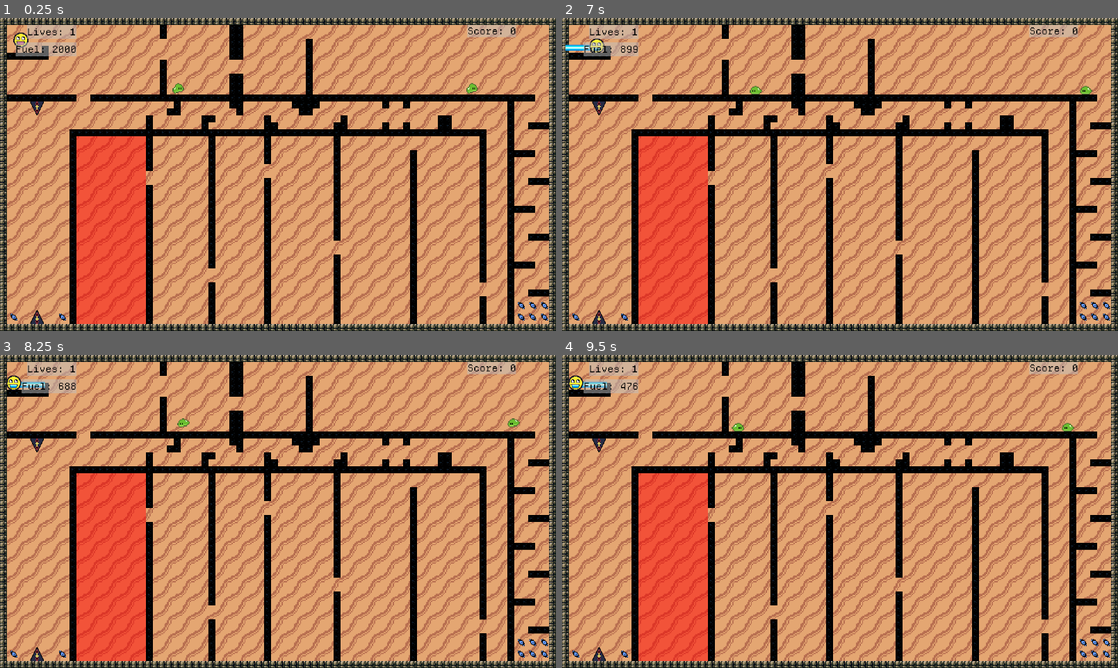
Above: before the commit, frames 1-4 (two rows, left to right).
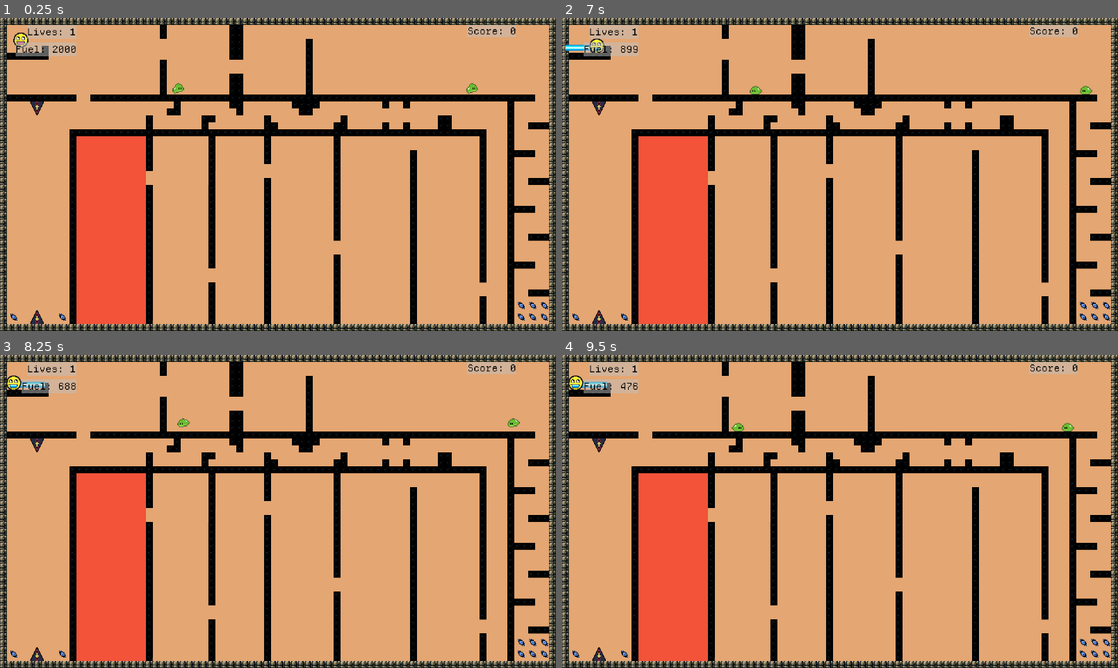
Above: after the commit, the same moments.

Repository: OSGH-web/balloon-movement-demo
Game: Godot game, scene res://levels/1-11_guantlet.tscn
Same seed, same stepped clock (60 frames per second), same inputs: the game is played once before the commit and once after it. This scene is started directly instead of the project's main scene.
Inputs:
- Up to frame 1 (0.25 s): no input
- Up to frame 2 (7 s): hold Right (ui_right) 0.53-2.03 s; tap Up (ui_up) at 0.77, 1.52, 3.02, 3.77, 4.52, 6.02, 6.77 s; hold Left (ui_left) 2.03-2.78 s; hold Right (ui_right) 2.78-4.28 s; hold Left (ui_left) 4.28-5.03 s; hold Right (ui_right) 5.03-5.78 s; hold Left (ui_left) from 5.78 s (still down)
- Up to frame 3 (8.25 s): tap Enter at 7.25 s; release Left (ui_left) at 7.28 s; hold Right (ui_right) from 7.28 s (still down); tap Up (ui_up) at 7.52 s
- Up to frame 4 (9.5 s): keep holding Right (ui_right); tap Up (ui_up) at 9.02 s

The runs differ from the first frame. In frame 1, 22% of the frame differs, in the area x 1-99%, y 2-98%; in frame 2, 22%; in frame 3, 22%; in frame 4, 22%.

Commit message:
remove background from terrain scene; add to level base

Diff:
--- a/scenes/level_base.tscn
+++ b/scenes/level_base.tscn
@@ -23,6 +23,11 @@
 [node name="Terrain" parent="." instance=ExtResource("3_h2yge")]
 tile_set = ExtResource("4_krm4r")
 
+[node name="TerrainBackground" parent="Terrain" instance=ExtResource("8_2v7b3")]
+unique_name_in_owner = true
+offset_right = 768.0
+offset_bottom = 1536.0
+
 [node name="Pause Menu" parent="." instance=ExtResource("5_8rhjg")]
 
 [node name="FuelLabel" parent="." node_paths=PackedStringArray("player") instance=ExtResource("7_8n3nq")]
@@ -31,7 +36,7 @@
 [node name="CanvasLayer" type="CanvasLayer" parent="."]
 layer = -3
 
-[node name="Background" parent="CanvasLayer" instance=ExtResource("8_2v7b3")]
+[node name="ViewportBackground" parent="CanvasLayer" instance=ExtResource("8_2v7b3")]
 unique_name_in_owner = true
 texture_filter = 1
 offset_right = 3840.0
--- a/scenes/terrain.tscn
+++ b/scenes/terrain.tscn
@@ -6,8 +6,3 @@
 [node name="TileMapLayer" type="TileMapLayer"]
 tile_set = ExtResource("1_hn2sr")
 script = ExtResource("2_oqplg")
-
-[node name="LevelBackground" type="ColorRect" parent="."]
-z_index = -1
-offset_right = 40.0
-offset_bottom = 40.0
--- a/scripts/level_base.gd
+++ b/scripts/level_base.gd
@@ -16,13 +16,13 @@
 @export var background_color_light := Color(1, 1, 1):
 	set(value):
 		background_color_light = value
-		%Background.light_color = background_color_light
-		$Terrain.background_color = background_color_light
+		%ViewportBackground.light_color = background_color_light
+		%TerrainBackground.light_color = background_color_light
 
 @export var background_color_dark := Color(0, 0, 0):
 	set(value):
 		background_color_dark = value
-		%Background.dark_color = background_color_dark
+		%ViewportBackground.dark_color = background_color_dark
 
 func _ready():
 	_update_level_bounds()
@@ -35,10 +35,13 @@
 		$Player._setup_camera_limits(width_in_tiles * 8 * $Player.physics_scale_factor, height_in_tiles * 8 * $Player.physics_scale_factor)
 
 func _update_level_bounds():
-	# Create new bounds overlay
 	var tilemap = get_node_or_null("Terrain")
 	if !tilemap:
 		return
 
+	# needed for border generation
 	tilemap.width_in_tiles = width_in_tiles
 	tilemap.height_in_tiles = height_in_tiles
+
+	%TerrainBackground.size.x = width_in_tiles * 24
+	%TerrainBackground.size.y = height_in_tiles * 24
--- a/scripts/terrain.gd
+++ b/scripts/terrain.gd
@@ -1,32 +1,17 @@
 @tool
 extends TileMapLayer
 
-var tile_size = tile_set.tile_size
-var window_width = ProjectSettings.get_setting("display/window/size/viewport_width")
-var window_height = ProjectSettings.get_setting("display/window/size/viewport_height")
-var configured_size = Vector2(window_width, window_height)
-
-@export var background_color := Color(1.0, 1.0, 1.0, 1.0):
-	set(value):
-		background_color = value
-		_update_background_color()
 
 @export var width_in_tiles := 32:
 	set(value):
 		width_in_tiles = value
-		_update_level_bounds()
 
 @export var height_in_tiles := 64:
 	set(value):
 		height_in_tiles = value
-		_update_level_bounds()
-
-@onready var level_background = $LevelBackground
 
 func _ready():
 	generate_border()
-	_update_level_bounds()
-	_update_background_color()
 
 func generate_border():
 	if Engine.is_editor_hint():
@@ -43,20 +28,3 @@
 		set_cell(Vector2i(0, y), 1, Vector2i(1, 2), 0)
 		# Right border
 		set_cell(Vector2i(width_in_tiles - 1, y), 1, Vector2i(1, 2), 0)
-
-func _update_background_color():
-	if not level_background:
-		return
-	if width_in_tiles >= 80 and height_in_tiles >= 45:
-		level_background.color = Color(0.0, 0.0, 0.0, 0.0)
-	else:
-		level_background.color = background_color
-
-func _update_level_bounds():
-	if not level_background:
-		return
-
-	level_background.size = Vector2(
-		width_in_tiles * tile_set.tile_size.x,
-		height_in_tiles * tile_set.tile_size.y
-	)
